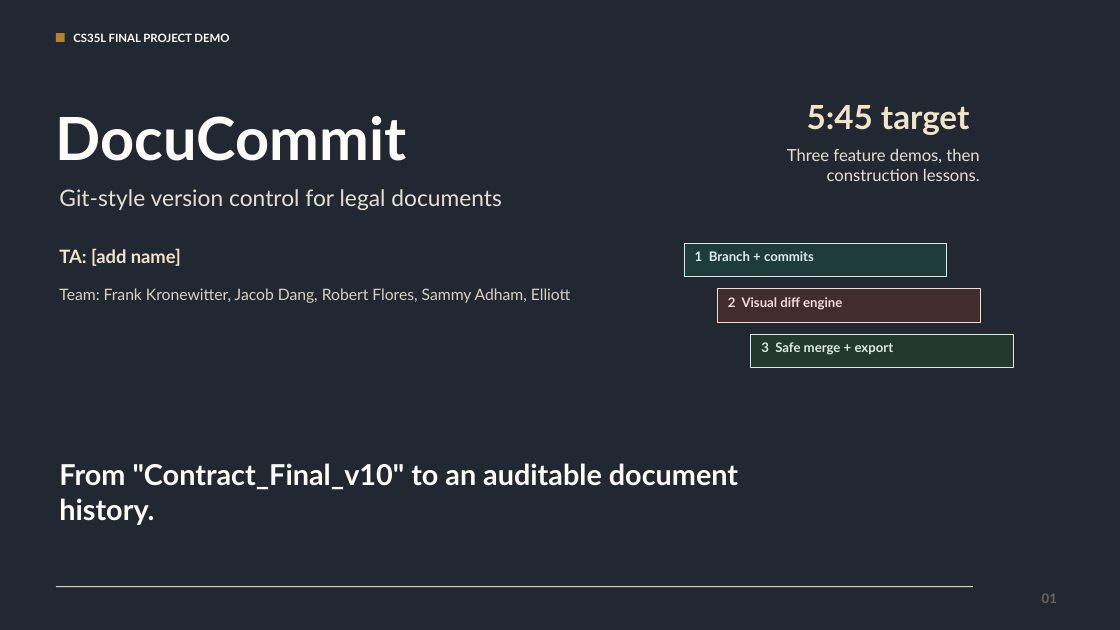
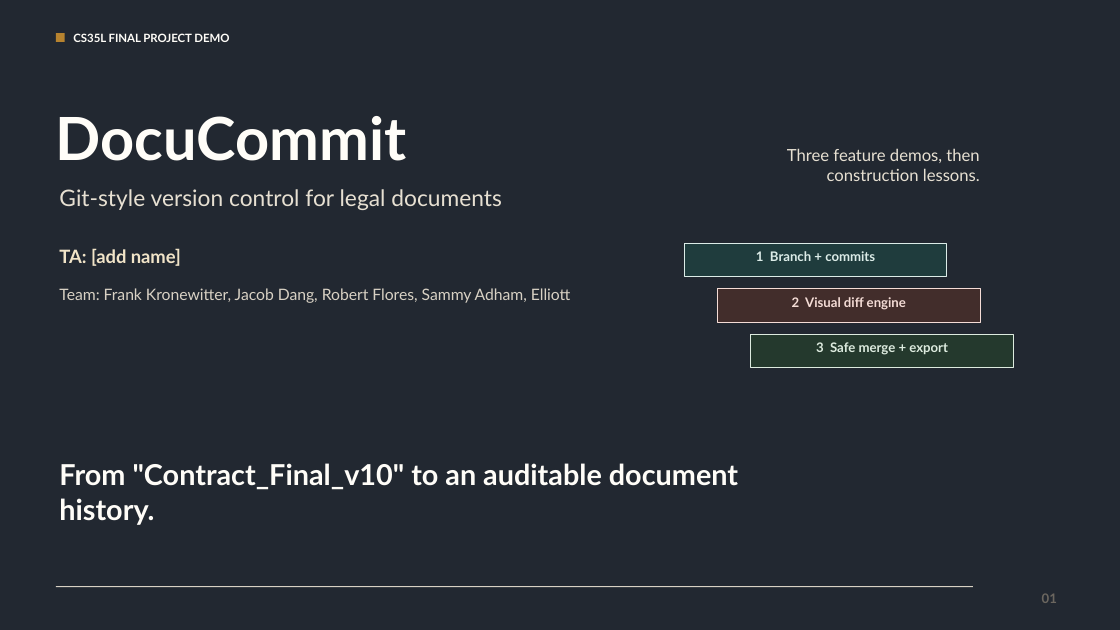
Before and after one commit to dangjacob101/DocuCommit, a slide deck: slide 1 of docucommit-final-presentation.pptx. Drawn at 1120x630 pixels with LibreOffice and Linux fonts; fonts in the diff are those of the drawing. Boxes give left, top, right and bottom in pixels: in the first picture for what was removed or moved away, otherwise in the second. Text is boxed around its words. In the diff, an @@ line names an element or a change of style, - is before the commit and + after.

```diff
--- a/docucommit-final-presentation.pptx
+++ b/docucommit-final-presentation.pptx
@@ text removed at (807, 105, 969, 135) @@
-5:45 target
@@ alignment left to centre in 3 elements at (756, 251, 875, 261), (792, 297, 906, 310), (816, 342, 948, 355) @@
```
Also in this commit, not shown: 5 other slides changed.
